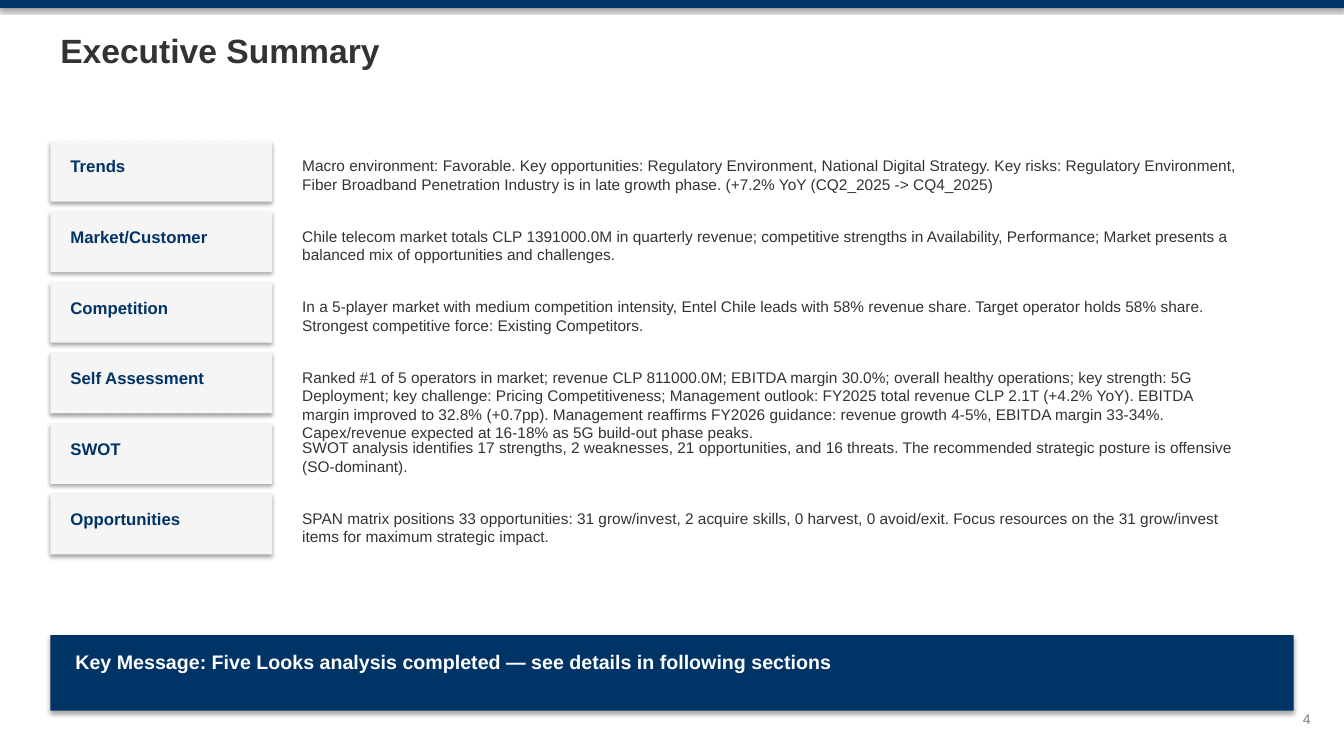
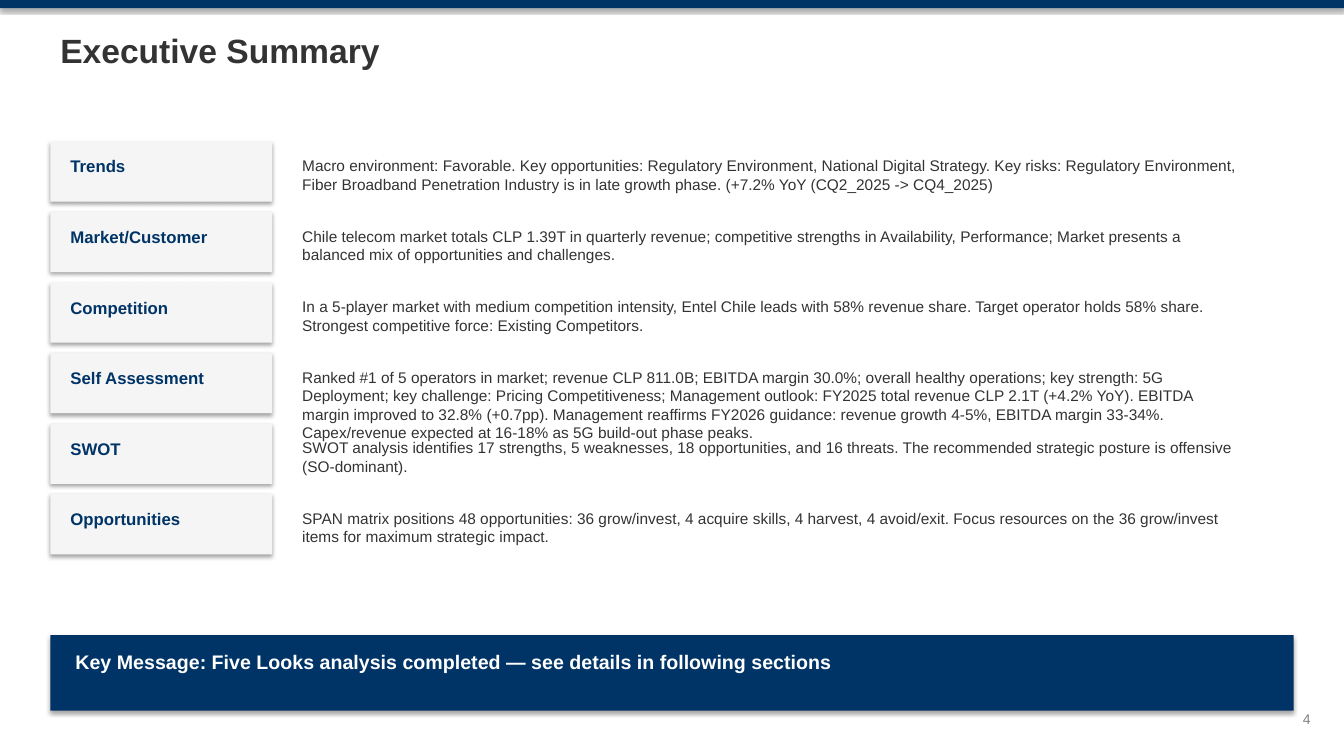
Before and after one commit to mypinseeker/BLM-Financial-Report-Analysis, a slide deck: slide 4 of reports/chile/entel_cl/CQ4_2025/blm_entel_cl_analysis_cq4_2025.pptx. Drawn at 1344x756 pixels with LibreOffice and Linux fonts; fonts in the diff are those of the drawing. Boxes give left, top, right and bottom in pixels: in the first picture for what was removed or moved away, otherwise in the second. Text is boxed around its words. In the diff, an @@ line names an element or a change of style, - is before the commit and + after.

```diff
--- a/reports/chile/entel_cl/CQ4_2025/blm_entel_cl_analysis_cq4_2025.pptx
+++ b/reports/chile/entel_cl/CQ4_2025/blm_entel_cl_analysis_cq4_2025.pptx
@@ text at (x1=302, y1=231, x2=1181, y2=263): text changed @@
-Chile telecom market totals CLP 1391000.0M in quarterly revenue; competitive strengths in Availability, Performance; Market presents a balanced mix of opportunities and challenges.
+Chile telecom market totals CLP 1.39T in quarterly revenue; competitive strengths in Availability, Performance; Market presents a balanced mix of opportunities and challenges.
@@ text at (x1=302, y1=372, x2=1194, y2=441): text changed @@
-Ranked #1 of 5 operators in market; revenue CLP 811000.0M; EBITDA margin 30.0%; overall healthy operations; key strength: 5G Deployment; key challenge: Pricing Competitiveness; Management outlook: FY2025 total revenue CLP 2.1T (+4.2% YoY). EBITDA margin improved to 32.8% (+0.7pp). Management reaffirms FY2026 guidance: revenue growth 4-5%, EBITDA margin 33-34%. Capex/revenue expected at 16-18% as 5G build-out phase peaks.
+Ranked #1 of 5 operators in market; revenue CLP 811.0B; EBITDA margin 30.0%; overall healthy operations; key strength: 5G Deployment; key challenge: Pricing Competitiveness; Management outlook: FY2025 total revenue CLP 2.1T (+4.2% YoY). EBITDA margin improved to 32.8% (+0.7pp). Management reaffirms FY2026 guidance: revenue growth 4-5%, EBITDA margin 33-34%. Capex/revenue expected at 16-18% as 5G build-out phase peaks.
@@ text at (x1=302, y1=442, x2=1231, y2=475): text changed @@
-SWOT analysis identifies 17 strengths, 2 weaknesses, 21 opportunities, and 16 threats. The recommended strategic posture is offensive (SO-dominant).
+SWOT analysis identifies 17 strengths, 5 weaknesses, 18 opportunities, and 16 threats. The recommended strategic posture is offensive (SO-dominant).
@@ text at (x1=302, y1=513, x2=1218, y2=545): text changed @@
-SPAN matrix positions 33 opportunities: 31 grow/invest, 2 acquire skills, 0 harvest, 0 avoid/exit. Focus resources on the 31 grow/invest items for maximum strategic impact.
+SPAN matrix positions 48 opportunities: 36 grow/invest, 4 acquire skills, 4 harvest, 4 avoid/exit. Focus resources on the 36 grow/invest items for maximum strategic impact.
```
Also in this commit, not shown: 22 other slides changed, 7 other files.
